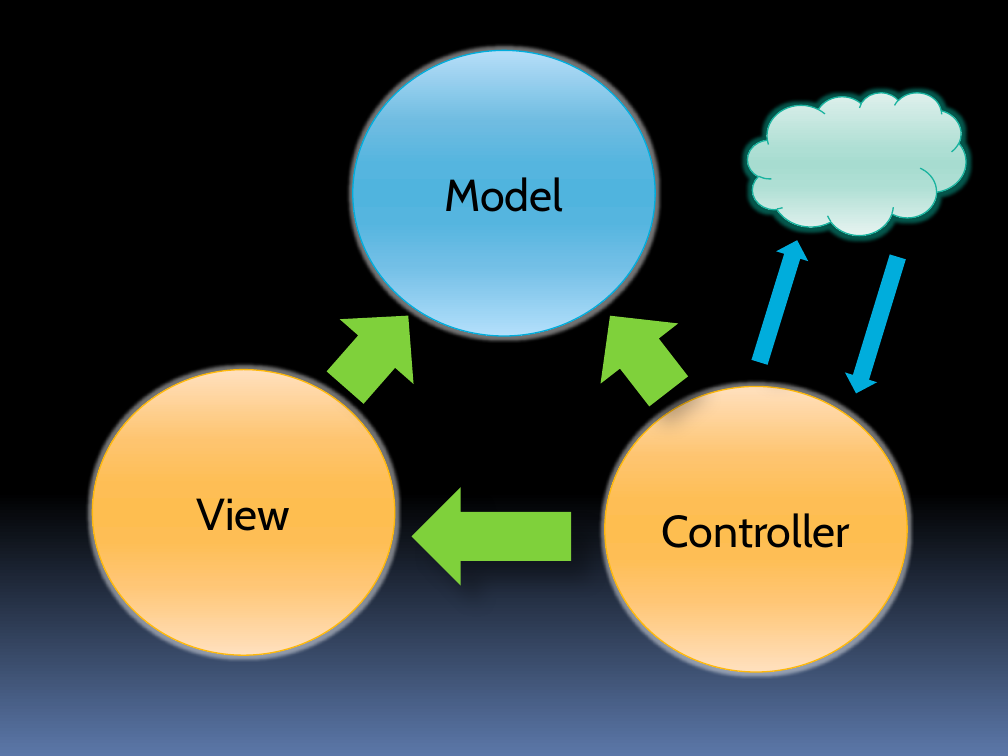
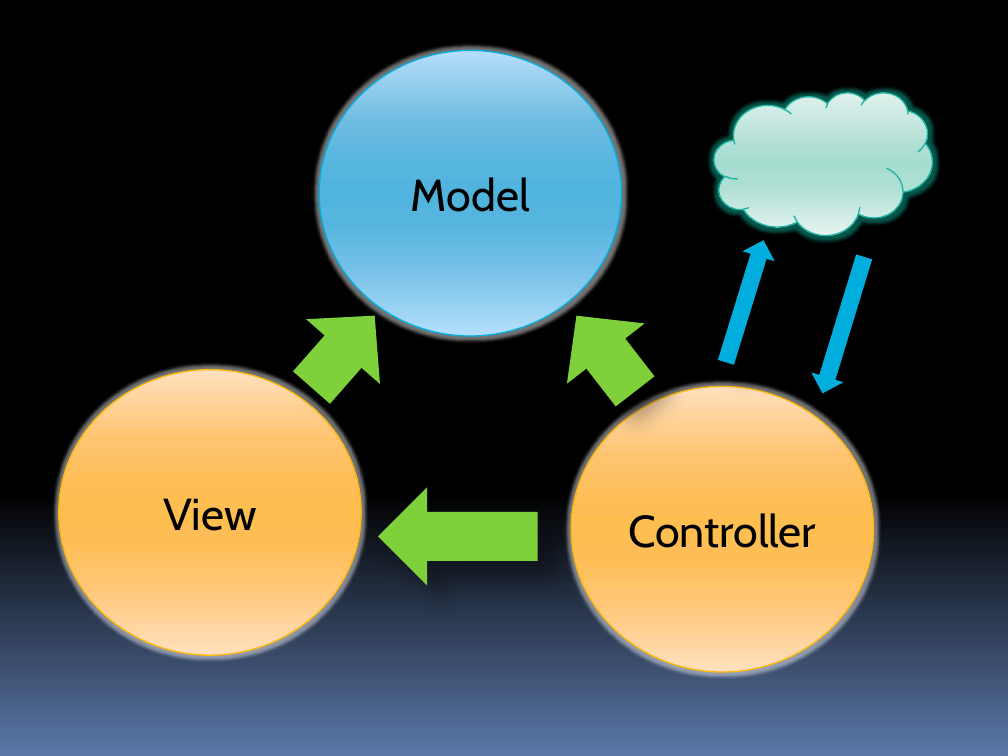
Before and after one commit to stevenharman/codeincubator, a slide deck: slide 6 of Samples/Getting-Started-With-MVC/Getting Started with MVC.pptx (slide 9 before the commit). Drawn at 1008x756 pixels with LibreOffice and Linux fonts; fonts in the diff are those of the drawing; background and template pictures are left out. Boxes give left, top, right and bottom in pixels: in the first picture for what was removed or moved away, otherwise in the second. Text is boxed around its words. In the diff, an @@ line names an element or a change of style, - is before the commit and + after.

```diff
--- a/Samples/Getting-Started-With-MVC/Getting Started with MVC.pptx
+++ b/Samples/Getting-Started-With-MVC/Getting Started with MVC.pptx
@@ 5 down arrows, 3 ellipses, 1 cloud: place and size @@
-5 down arrows, 3 ellipses, 1 cloud at <box>93,50,967,671</box>
+5 down arrows, 3 ellipses, 1 cloud at <box>58,50,932,671</box>
```
Also in this commit, not shown: 17 other slides changed, 3 slides removed, 15 other files.
